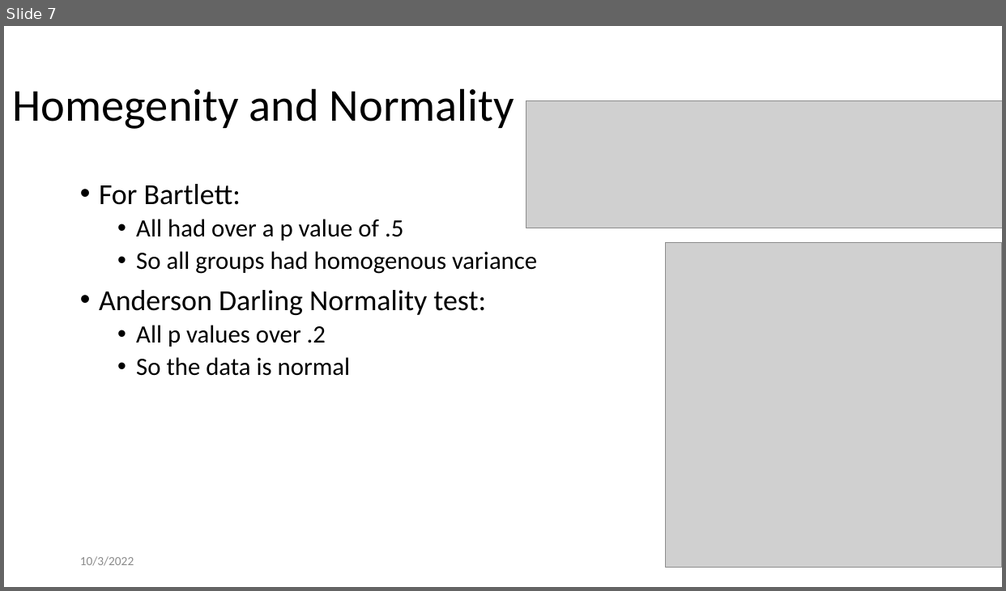
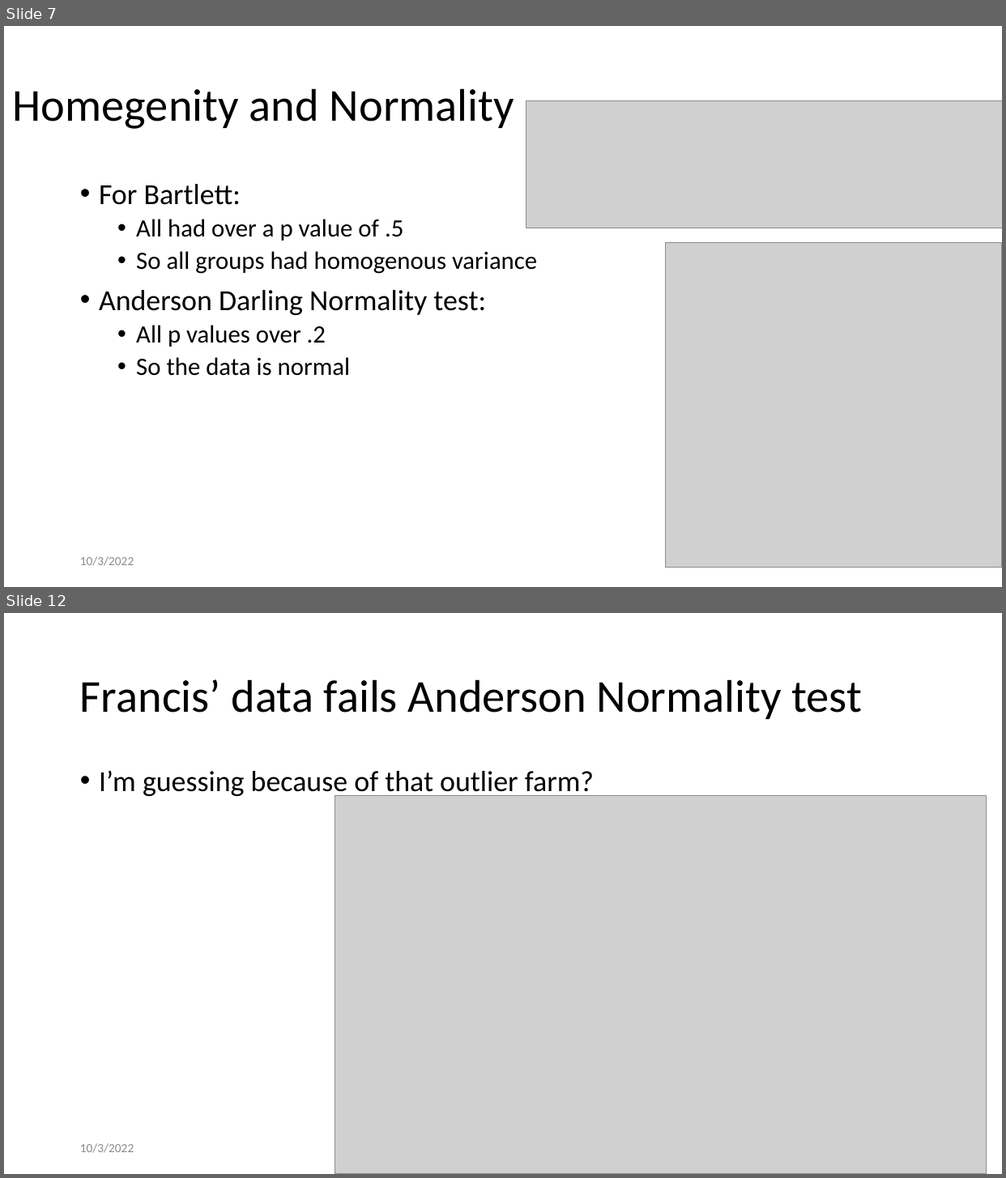
Before and after one commit to kiperry/Ohio_Bees, a slide deck: Changes I have made for local analysis.pptx. Shown one above the other, each under a label of ours: slide 7 before the commit, slides 7 and 12 after it; the slides between them are not shown. The pictures are 1006x591 and 1006x1178 pixels, drawn with LibreOffice and Linux fonts; fonts in the diff are those of the drawing; grey boxes stand for pictures. Boxes give left, top, right and bottom in pixels: in the first picture for what was removed or moved away, otherwise in the second. Text is boxed around its words. In the diff, an @@ line names an element or a change of style, - is before the commit and + after.

```diff
--- a/Changes I have made for local analysis.pptx
+++ b/Changes I have made for local analysis.pptx
@@ slide 12 added at [4,613,1002,1174], background #FFFFFF @@
@@ title added at [80,679,863,719], 44 pt, text #000000 @@
+Francis’ data fails Anderson Normality test
@@ text added at [99,771,594,798], 28 pt, text #000000 @@
+• I’m guessing because of that outlier farm?
@@ picture added at [335,796,987,1174] @@
@@ text added at [80,1144,134,1153], 12 pt, text #8C8C8C @@
+10/3/2022
```
Also in this commit, not shown: 1 slide changed, 6 other slides added.
